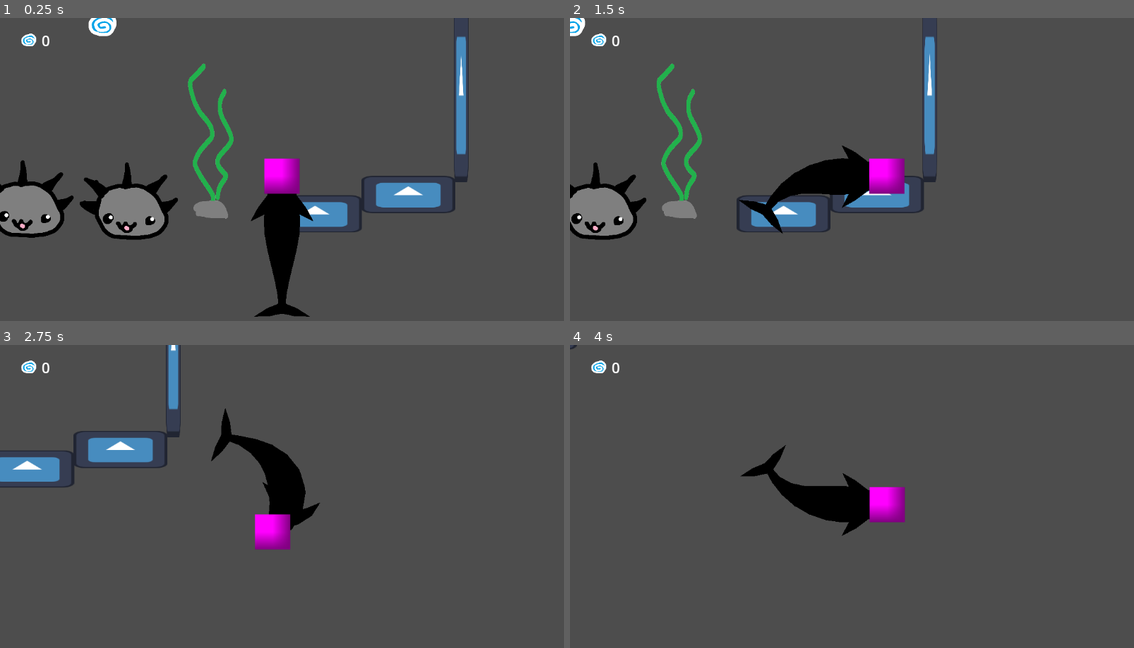
Above: before the commit, frames 1-4 (two rows, left to right).
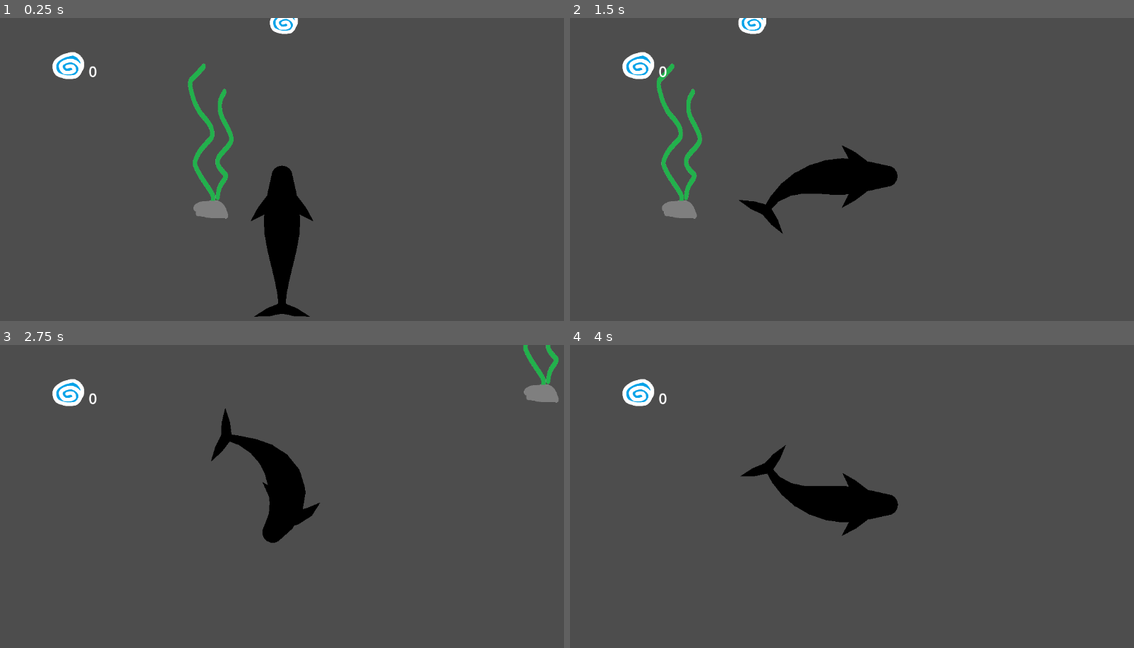
Above: after the commit, the same moments.

Repository: maedi05/whale-game-prototype
Game: Godot game, scene res://Scenes/test_level_1.tscn
Same seed, same stepped clock (60 frames per second), same inputs: the game is played once before the commit and once after it. The engine's default icon, where the game draws it, is replaced by a stand-in: a white triangle on a blue panel in a dark square.
Inputs (mouse positions are in pixels of both pictures, inside the frame that each line leads up to):
- Up to frame 1 (0.25 s): no input
- Up to frame 2 (1.5 s): tap Enter at 0.5 s; move the mouse to (976, 160) at 0.52 s; press the mouse at (976, 160) at 0.53 s; hold D (right) from 0.53 s (still down); tap Space (jump) at 0.77 s; move the mouse to (739, 190) at 1.27 s; release the mouse at (739, 190) at 1.28 s; tap Ctrl (dash) at 1.35 s
- Up to frame 3 (2.75 s): tap Space (jump) at 1.52 s; click (169, 517) at 1.55 s; move the mouse to (338, 432) at 2.02 s; release D (right) at 2.03 s; hold A (left) from 2.03 s (still down); hold Shift (run) from 2.03 s (still down); click (338, 432) at 2.3 s
- Up to frame 4 (4 s): move the mouse to (823, 566) at 2.77 s; release A (left) at 2.78 s; release Shift (run) at 2.78 s; hold D (right) from 2.78 s (still down); click (823, 566) at 2.85 s; tap Space (jump) at 3.02, 3.77 s; move the mouse to (1021, 551) at 3.52 s; press the mouse at (1021, 551) at 3.53 s

The runs differ from the first frame. In frame 1, 9.1% of the frame differs, in the area x 0-84%, y 0-74%; in frame 2, 6.4%; in frame 3, 4.6%; in frame 4, 1.3%.

Commit message:
win screen

Diff:
--- a/Scenes/NextLevel.tscn
+++ b/Scenes/NextLevel.tscn
@@ -1,19 +1,18 @@
 [gd_scene format=3 uid="uid://dkp625rebthqi"]
 
 [ext_resource type="Script" uid="uid://60c8300rlngp" path="res://Scripts/next_level.gd" id="1_b43mx"]
-[ext_resource type="Texture2D" uid="uid://d1h7mli4rvcrg" path="res://icon.svg" id="1_xv0qt"]
+[ext_resource type="Texture2D" uid="uid://bpaex2fq7ej0q" path="res://Sprites/Game elements/portal next level.png" id="2_b43mx"]
 
 [sub_resource type="CircleShape2D" id="CircleShape2D_b43mx"]
-radius = 36.40055
+radius = 122.0041
 
 [node name="NextLevel" type="Area2D" unique_id=1202534979]
 collision_mask = 2
 script = ExtResource("1_b43mx")
 
 [node name="Sprite2D" type="Sprite2D" parent="." unique_id=1670602310]
-position = Vector2(0, -0.9999981)
-scale = Vector2(0.3828125, 0.53125)
-texture = ExtResource("1_xv0qt")
+scale = Vector2(0.5258488, 0.53125)
+texture = ExtResource("2_b43mx")
 
 [node name="CollisionShape2D" type="CollisionShape2D" parent="." unique_id=2136914398]
 shape = SubResource("CircleShape2D_b43mx")
--- a/Scenes/collectible_ui.tscn
+++ b/Scenes/collectible_ui.tscn
@@ -9,26 +9,26 @@
 [node name="CollectibleUI" type="Control" unique_id=874179142]
 layout_mode = 3
 anchors_preset = 0
-offset_left = 40.0
-offset_top = 30.0
-offset_right = 80.0
-offset_bottom = 70.0
+offset_left = 100.0
+offset_top = 60.0
+offset_right = 140.00003
+offset_bottom = 100.0
 script = ExtResource("1_43xmf")
 
 [node name="TextureRect" type="TextureRect" parent="." unique_id=1059312190]
 layout_mode = 0
 offset_top = -5.0
-offset_right = 40.0
-offset_bottom = 35.0
+offset_right = 84.0
+offset_bottom = 79.0
 texture = ExtResource("1_8upam")
 expand_mode = 1
 
 [node name="Label" type="Label" parent="." unique_id=1831151759]
 layout_mode = 0
-offset_left = 45.0
-offset_top = -5.0
-offset_right = 62.0
-offset_bottom = 37.0
+offset_left = 81.0
+offset_top = 28.0
+offset_right = 98.0
+offset_bottom = 70.0
 theme_override_fonts/font = SubResource("SystemFont_8upam")
 theme_override_font_sizes/font_size = 30
 text = "0"
--- /dev/null
+++ b/Scenes/congrats_screen.tscn
@@ -0,0 +1,30 @@
+[gd_scene format=3 uid="uid://dbv08gjdodb4p"]
+
+[node name="win screen" type="Control" unique_id=1900062095]
+layout_mode = 3
+anchors_preset = 8
+anchor_left = 0.5
+anchor_top = 0.5
+anchor_right = 0.5
+anchor_bottom = 0.5
+offset_left = -20.0
+offset_top = -20.0
+offset_right = 20.0
+offset_bottom = 20.0
+grow_horizontal = 2
+grow_vertical = 2
+
+[node name="TextureRect" type="TextureRect" parent="." unique_id=326300066]
+layout_mode = 0
+offset_right = 40.0
+offset_bottom = 40.0
+
+[node name="Label" type="Label" parent="." unique_id=1276574938]
+layout_mode = 1
+offset_left = -313.0
+offset_top = -280.0
+offset_right = 359.0
+offset_bottom = -55.0
+theme_override_colors/font_color = Color(0.37254903, 1, 0.3254902, 1)
+theme_override_font_sizes/font_size = 164
+text = "You win!"
--- a/Scenes/test_level_1.tscn
+++ b/Scenes/test_level_1.tscn
@@ -19,6 +19,7 @@
 [node name="Scene1" type="Node2D" unique_id=1432909756]
 
 [node name="StaticBody2D" type="StaticBody2D" parent="." unique_id=366828304]
+visible = false
 
 [node name="Sprite2D" type="Sprite2D" parent="StaticBody2D" unique_id=399642497]
 position = Vector2(45, 51.5)
@@ -31,6 +32,7 @@
 shape = SubResource("WorldBoundaryShape2D_pu8o7")
 
 [node name="StaticBody2D2" type="StaticBody2D" parent="." unique_id=1285923561]
+visible = false
 
 [node name="Sprite2D" type="Sprite2D" parent="StaticBody2D2" unique_id=452522309]
 position = Vector2(172, 25.000004)
@@ -43,9 +45,10 @@
 shape = SubResource("RectangleShape2D_f7g2b")
 
 [node name="NextLevel" parent="." unique_id=1202534979 instance=ExtResource("3_ok5u4")]
-position = Vector2(276, -262)
+position = Vector2(-188, -1705)
 
 [node name="wall" type="StaticBody2D" parent="." unique_id=456362809]
+visible = false
 position = Vector2(245, 13)
 
 [node name="Sprite2D" type="Sprite2D" parent="wall" unique_id=1327438315]
@@ -61,24 +64,39 @@
 [node name="Projectiles" type="Node2D" parent="." unique_id=1567613278]
 
 [node name="SpikyGuy" parent="." unique_id=1837700017 instance=ExtResource("5_ok5u4")]
-position = Vector2(-208, 48)
+position = Vector2(-21, -490)
 
 [node name="SpikyGuy2" parent="." unique_id=1089643437 instance=ExtResource("5_ok5u4")]
-position = Vector2(-350, 45)
+position = Vector2(-530, -74)
 
 [node name="water_plant" parent="." unique_id=977249037 instance=ExtResource("5_8wtdv")]
 position = Vector2(-95, 32)
 
+[node name="water_plant2" parent="." unique_id=1024790939 instance=ExtResource("5_8wtdv")]
+position = Vector2(-444, -637)
+
+[node name="water_plant3" parent="." unique_id=242547148 instance=ExtResource("5_8wtdv")]
+position = Vector2(-899, -309)
+
+[node name="water_plant4" parent="." unique_id=1289443353 instance=ExtResource("5_8wtdv")]
+position = Vector2(305, -721)
+
+[node name="water_plant5" parent="." unique_id=1937743995 instance=ExtResource("5_8wtdv")]
+position = Vector2(747, -65)
+
+[node name="water_plant6" parent="." unique_id=1791547580 instance=ExtResource("5_8wtdv")]
+position = Vector2(123, -1312)
+
 [node name="whale" parent="." unique_id=1100481564 instance=ExtResource("6_8wtdv")]
 
 [node name="collectable" parent="." unique_id=1490040460 instance=ExtResource("6_xrrax")]
-position = Vector2(-243, -208)
+position = Vector2(4, -211)
 
 [node name="collectable2" parent="." unique_id=2029190144 instance=ExtResource("6_xrrax")]
-position = Vector2(-598, -586)
+position = Vector2(-795, -1481)
 
 [node name="collectable3" parent="." unique_id=393437655 instance=ExtResource("6_xrrax")]
-position = Vector2(99, -651)
+position = Vector2(85, -1091)
 
 [node name="CanvasLayer" type="CanvasLayer" parent="." unique_id=1469361273]
 
--- a/Scenes/test_level_2.tscn
+++ b/Scenes/test_level_2.tscn
@@ -1,21 +1,66 @@
 [gd_scene format=3 uid="uid://bfomco7lrc2bb"]
 
 [ext_resource type="PackedScene" uid="uid://sn1uto0xov4" path="res://Scenes/floor_placeholder.tscn" id="1_qpu34"]
-[ext_resource type="PackedScene" uid="uid://b87rky5e23h4p" path="res://Scenes/PlayerScene.tscn" id="2_kn8tv"]
+[ext_resource type="PackedScene" uid="uid://dbv08gjdodb4p" path="res://Scenes/congrats_screen.tscn" id="3_dtwrq"]
 [ext_resource type="PackedScene" uid="uid://dkp625rebthqi" path="res://Scenes/NextLevel.tscn" id="3_kn8tv"]
+[ext_resource type="PackedScene" uid="uid://dc635llgpr3id" path="res://Scenes/whale.tscn" id="4_dtwrq"]
+[ext_resource type="PackedScene" uid="uid://csq3wciie8n3p" path="res://Scenes/water_plant.tscn" id="5_uduus"]
 
 [node name="Scene2" type="Node2D" unique_id=1655639109]
 
 [node name="StaticBody2D" parent="." unique_id=1316632515 instance=ExtResource("1_qpu34")]
-
-[node name="Character" parent="." unique_id=2041452050 instance=ExtResource("2_kn8tv")]
-position = Vector2(0, -29)
+visible = false
 
 [node name="StaticBody2D2" parent="." unique_id=1726398281 instance=ExtResource("1_qpu34")]
+visible = false
 position = Vector2(661, -1)
 
 [node name="StaticBody2D3" parent="." unique_id=1447552847 instance=ExtResource("1_qpu34")]
+visible = false
 position = Vector2(1312, -79)
 
 [node name="NextLevel" parent="." unique_id=1202534979 instance=ExtResource("3_kn8tv")]
+visible = false
 position = Vector2(1811, -108)
+
+[node name="CanvasLayer" type="CanvasLayer" parent="." unique_id=2073458971]
+
+[node name="Control" parent="CanvasLayer" unique_id=1900062095 instance=ExtResource("3_dtwrq")]
+
+[node name="Projectiles" type="Node2D" parent="." unique_id=54819433]
+
+[node name="water_plant" parent="." unique_id=977249037 instance=ExtResource("5_uduus")]
+position = Vector2(-213, 47)
+
+[node name="water_plant2" parent="." unique_id=1746868943 instance=ExtResource("5_uduus")]
+visible = false
+position = Vector2(244, -95)
+
+[node name="water_plant3" parent="." unique_id=438409383 instance=ExtResource("5_uduus")]
+position = Vector2(-44, -300)
+
+[node name="water_plant4" parent="." unique_id=502672502 instance=ExtResource("5_uduus")]
+position = Vector2(-563, -414)
+
+[node name="water_plant5" parent="." unique_id=1917525251 instance=ExtResource("5_uduus")]
+position = Vector2(-312, 450)
+
+[node name="water_plant6" parent="." unique_id=973118017 instance=ExtResource("5_uduus")]
+position = Vector2(436, 570)
+
+[node name="water_plant7" parent="." unique_id=1594756084 instance=ExtResource("5_uduus")]
+position = Vector2(640, -286)
+
+[node name="water_plant8" parent="." unique_id=2031968081 instance=ExtResource("5_uduus")]
+position = Vector2(216, -672)
+
+[node name="water_plant9" parent="." unique_id=774938617 instance=ExtResource("5_uduus")]
+position = Vector2(178, -653)
+
+[node name="water_plant10" parent="." unique_id=662927773 instance=ExtResource("5_uduus")]
+position = Vector2(-337, -853)
+
+[node name="water_plant11" parent="." unique_id=766109331 instance=ExtResource("5_uduus")]
+position = Vector2(-685, 174)
+
+[node name="whale" parent="." unique_id=2052032726 instance=ExtResource("4_dtwrq")]
--- a/Scenes/whale.tscn
+++ b/Scenes/whale.tscn
@@ -3,7 +3,6 @@
 [ext_resource type="Script" uid="uid://dqtvxx1nf6r8v" path="res://whale.gd" id="1_jns7k"]
 [ext_resource type="Curve" uid="uid://ddyq5sdk1d6k4" path="res://Curves/limb_curve.tres" id="2_ltmiw"]
 [ext_resource type="Curve" uid="uid://crtx2colf6evy" path="res://Curves/fin_curve.tres" id="3_ltmiw"]
-[ext_resource type="Script" uid="uid://cuisxflxi1fpu" path="res://Scripts/echo_circle.gd" id="4_umla4"]
 
 [sub_resource type="Curve" id="Curve_sweem"]
 _data = [Vector2(0, 0.57966095), 0.0, 0.0, 0, 0, Vector2(0.38157895, 0.9967533), -1.6777604e-07, -1.6777604e-07, 0, 0, Vector2(1, 0.17433757), 0.0, 0.0, 0, 0]
@@ -18,7 +17,7 @@
 [sub_resource type="CircleShape2D" id="CircleShape2D_d14bn"]
 radius = 24.186773
 
-[node name="Player" type="CharacterBody2D" unique_id=2052032726 groups=["Player"]]
+[node name="whale" type="CharacterBody2D" unique_id=2052032726 groups=["Player"]]
 collision_layer = 2
 collision_mask = 13
 script = ExtResource("1_jns7k")
@@ -26,15 +25,12 @@
 max_turn_speed = 3.5
 friction = 0.19
 max_speed = 270.0
+enable_bullets = false
 enable_circle_attack = false
 circle_max_radius = 500.0
 circle_grow_duration = 0.6
 circle_cooldown = 0.6
 metadata/_custom_type_script = "uid://ct1bbwqhdd7c8"
-
-[node name="Node2D" type="Node2D" parent="." unique_id=2116625150]
-visible = false
-script = ExtResource("4_umla4")
 
 [node name="body" type="Line2D" parent="." unique_id=410357831]
 points = PackedVector2Array(0, 0, 0, 0, 0, 0, 0, 0, 0, 0, 0, 0, 0, 0, 0, 0, 0, 0, 0, 0)
@@ -84,6 +80,7 @@
 position = Vector2(0, -164)
 
 [node name="Sprite2D" type="Sprite2D" parent="." unique_id=1122029630]
+visible = false
 position = Vector2(-5.364418e-07, 0)
 scale = Vector2(48, 48)
 texture = SubResource("PlaceholderTexture2D_4ybl7")
--- a/Scripts/echo_circle.gd
+++ /dev/null
@@ -1,57 +0,0 @@
-extends Node2D
-
-@export var circle_color: Color = Color.WHITE
-@export var max_radius: float = 200.0
-@export var grow_duration: float = 3.0
-@export var fade_duration: float = 1.0
-@export var cooldown_time: float = 1.0
-
-# Use a setter to redraw whenever radius changes
-var current_radius: float = 0.0:
-	set(value):
-		current_radius = value
-		queue_redraw()
-
-var is_animating: bool = false
-var can_trigger: bool = true
-var cooldown_timer: Timer
-
-func _ready():
-	modulate.a = 0.0          # start invisible
-	current_radius = 0.0
-
-	cooldown_timer = Timer.new()
-	cooldown_timer.one_shot = true
-	add_child(cooldown_timer)
-	cooldown_timer.timeout.connect(_on_cooldown_finished)
-
-func _draw():
-	draw_circle(Vector2.ZERO, current_radius, circle_color)
-
-func _input(event):
-	if event.is_action_pressed("shoot") and can_trigger:
-		start_animation()
-
-func start_animation():
-	can_trigger = false       # block new inputs immediately
-	is_animating = true
-	modulate.a = 1.0          # become fully visible
-	current_radius = 0.0      # reset radius
-
-	var tween = create_tween()
-	# Grow
-	tween.tween_property(self, "current_radius", max_radius, grow_duration)\
-		 .set_trans(Tween.TRANS_QUAD)
-	# Fade out
-	tween.tween_property(self, "modulate:a", 0.0, fade_duration)\
-		 .set_delay(0.1)
-	# Start cooldown after fade finishes
-	tween.tween_callback(start_cooldown)
-
-func start_cooldown():
-	is_animating = false
-	cooldown_timer.start(cooldown_time)
-
-func _on_cooldown_finished():
-	can_trigger = true
-	# Optional: you can also reset radius here, but it's already reset on next trigger
Not shown, removed: Scripts/echo_circle.gd.uid
Binary file added: Sprites/Game elements/portal next level.png
Not shown, added: Sprites/Game elements/portal next level.png.import
